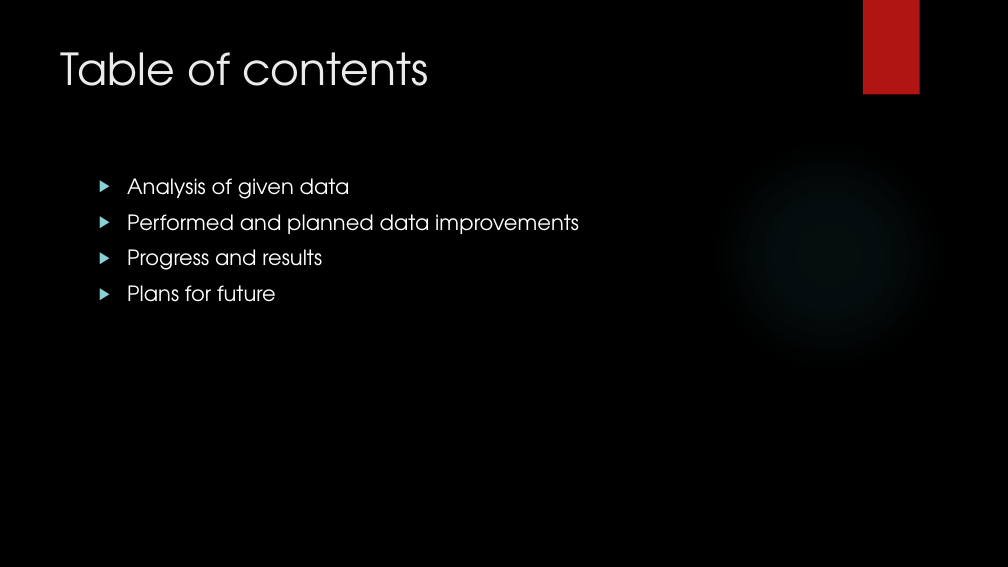
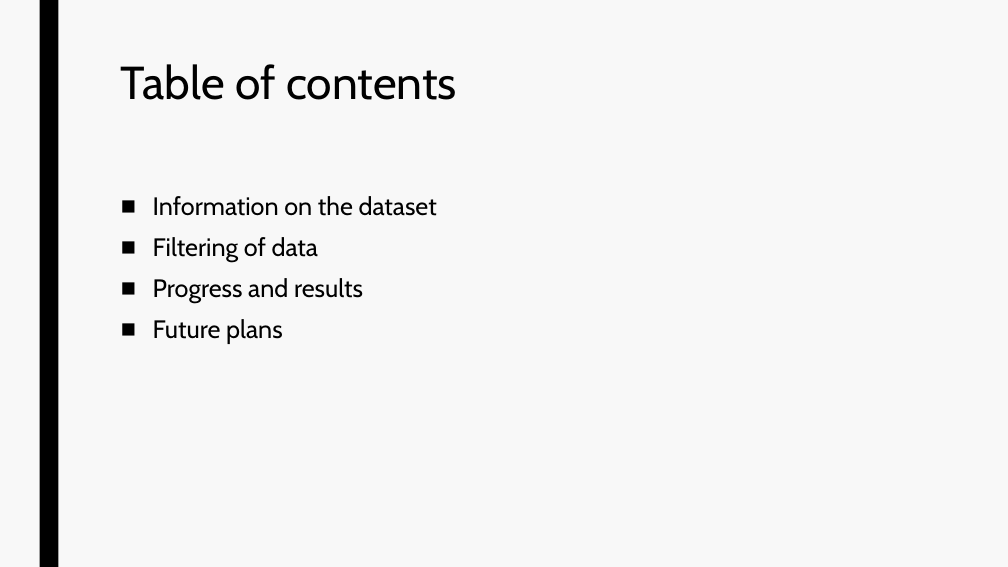
Before and after one commit to datascience-mobi/group-02-project-4-2, a slide deck: slide 2 of Project Proposal.pptx. Drawn at 1008x567 pixels with LibreOffice and Linux fonts; fonts in the diff are those of the drawing; background and template pictures are left out. Boxes give left, top, right and bottom in pixels: in the first picture for what was removed or moved away, otherwise in the second. Text is boxed around its words. In the diff, an @@ line names an element or a change of style, - is before the commit and + after.

```diff
--- a/Project Proposal.pptx
+++ b/Project Proposal.pptx
@@ background picture (left out) to #F8F8F8 @@
@@ rectangle added at (x1=39, y1=0, x2=58, y2=567), fill #000000 @@
@@ rectangle removed at (x1=863, y1=0, x2=920, y2=95) @@
@@ title "Table of contents" moved from (x1=61, y1=52, x2=428, y2=86) to (x1=121, y1=64, x2=457, y2=100) @@
@@ title "Table of contents" at (x1=121, y1=64, x2=457, y2=100): size 42 to 44 pt, font TeX Gyre Adventor to Cabin, text colour #EBEBEB to #000000; line spacing 1 to 0.89 @@
@@ ellipse removed at (x1=712, y1=138, x2=944, y2=371) @@
@@ text "Information on the dataset" moved from (x1=127, y1=178, x2=579, y2=302) to (x1=153, y1=196, x2=437, y2=344) @@
@@ text at (x1=153, y1=196, x2=437, y2=262): text changed; size 20 to 24 pt; font TeX Gyre Adventor to Cabin; text colour #FFFFFF to #000000 @@
-▶ Analysis of given data
-▶ Performed and planned data improvements
+■ Information on the dataset
+■ Filtering of data
@@ text at (x1=153, y1=278, x2=363, y2=303): size 20 to 24 pt, font TeX Gyre Adventor to Cabin, text colour #FFFFFF to #000000 in "Progress and results"; bullet ▶ to ■; line spacing 1 to 0.94; more space between paragraphs @@
@@ text at (x1=153, y1=319, x2=283, y2=344): text changed; size 20 to 24 pt; font TeX Gyre Adventor to Cabin; text colour #FFFFFF to #000000 @@
-▶ Plans for future
+■ Future plans
```
Also in this commit, not shown: 1 other slide changed, 3 slides added.
